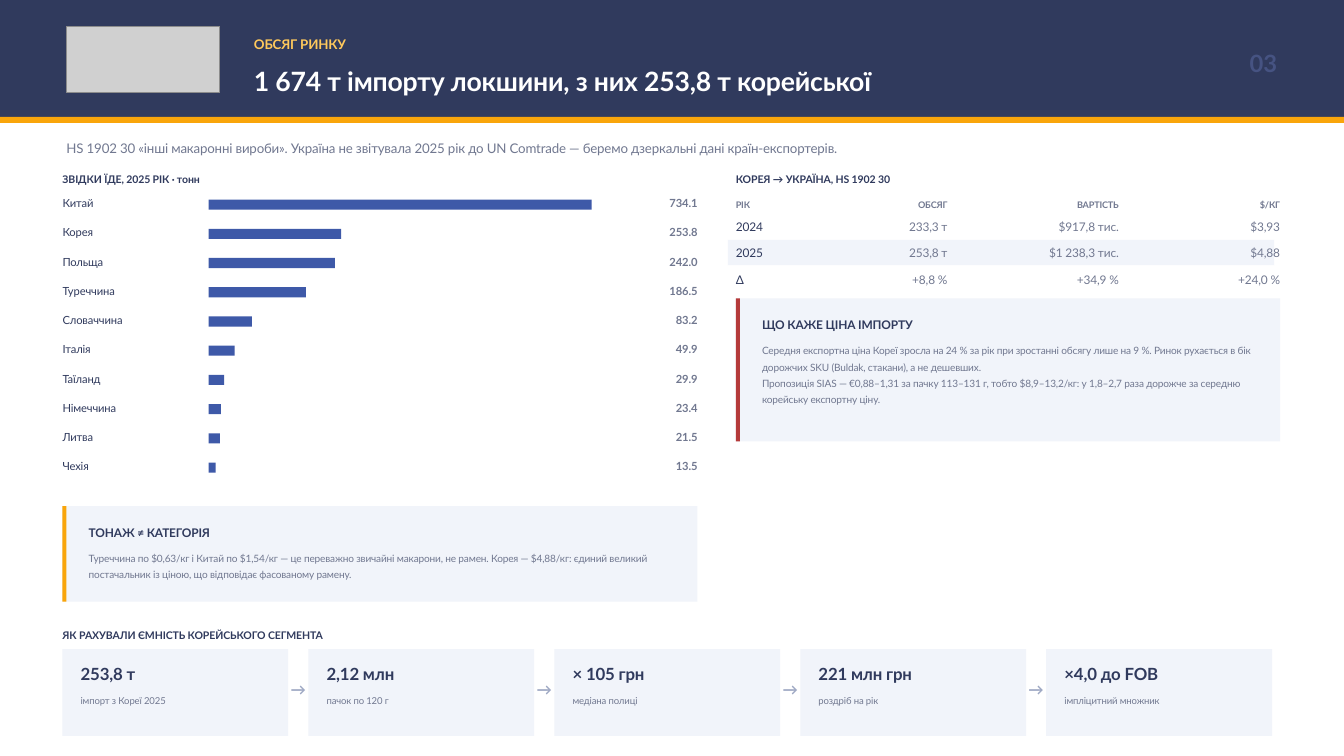
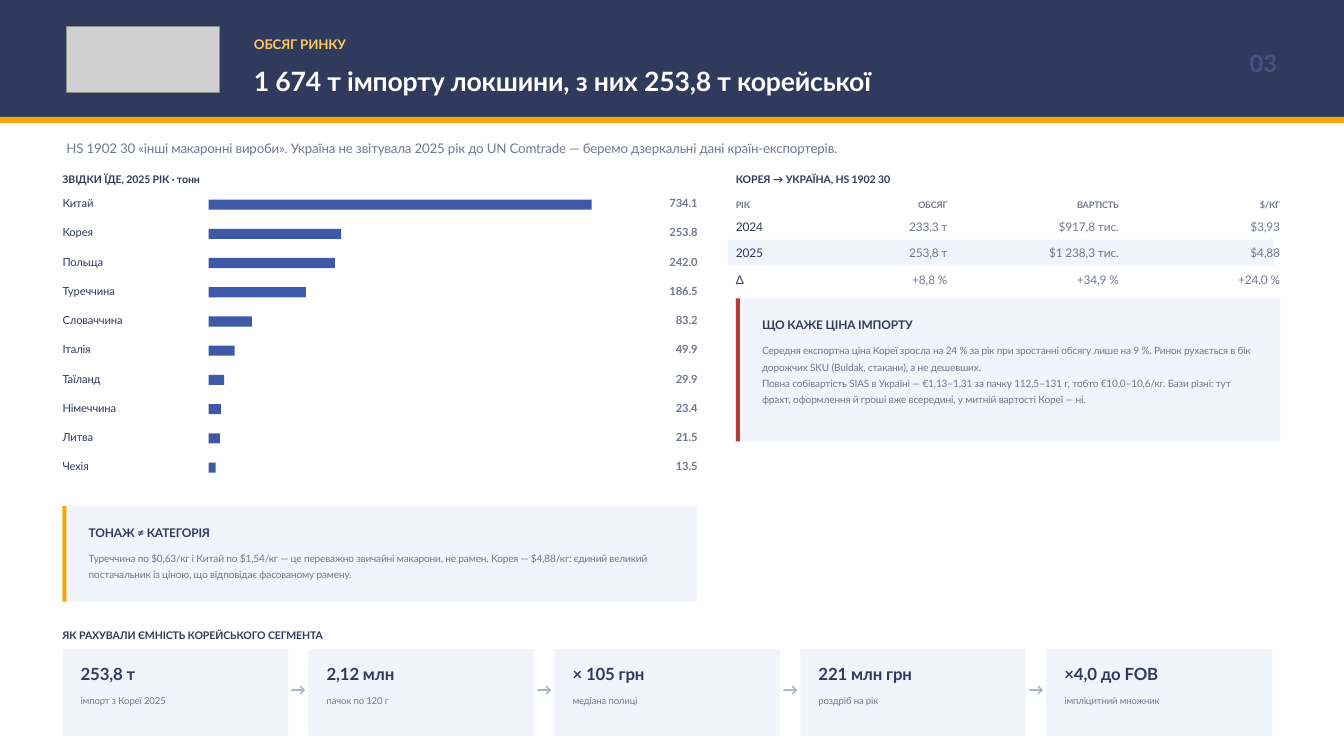
Before and after one commit to IllyaChaplygin/Chaplygin-Illya, a slide deck: slide 3 of Korean_Ramen_Ukraine_Market_Research.pptx. Drawn at 1344x756 pixels with LibreOffice and Linux fonts; fonts in the diff are those of the drawing; grey boxes stand for pictures. Boxes give left, top, right and bottom in pixels: in the first picture for what was removed or moved away, otherwise in the second. Text is boxed around its words. In the diff, an @@ line names an element or a change of style, - is before the commit and + after.

```diff
--- a/Korean_Ramen_Ukraine_Market_Research.pptx
+++ b/Korean_Ramen_Ukraine_Market_Research.pptx
@@ text at [762, 380, 1231, 405]: text changed @@
-Пропозиція SIAS — €0,88–1,31 за пачку 113–131 г, тобто $8,9–13,2/кг: у 1,8–2,7 раза дорожче за середню корейську експортну ціну.
+Повна собівартість SIAS в Україні — €1,13–1,31 за пачку 112,5–131 г, тобто €10,0–10,6/кг. Бази різні: тут фрахт, оформлення й гроші вже всередині, у митній вартості Кореї — ні.
```
Also in this commit, not shown: 11 other slides changed, 2 other files.
